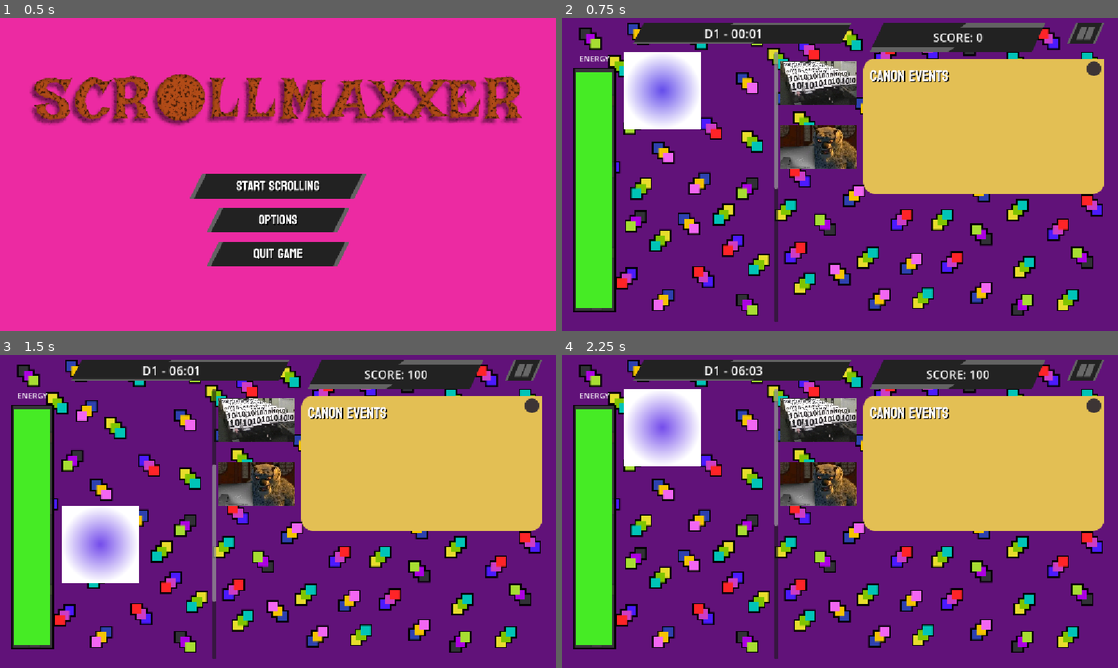
Above: before the commit, frames 1-4 (two rows, left to right).
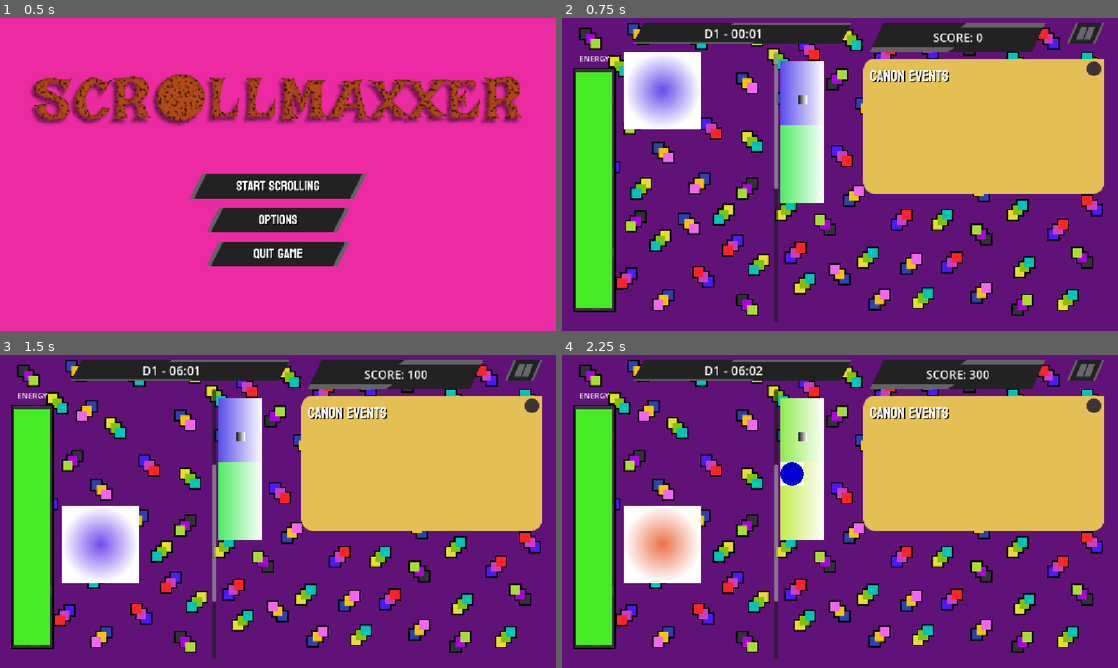
Above: after the commit, the same moments.

Repository: shi-reker/ScrollMaxxer
Game: Godot game, scene res://Scenes/main_menu.tscn
Two runs of this game, one before a commit and one after it. Both use one fixed random seed, a clock stepped at 60 frames per second and the inputs below. The engine's default icon, where the game draws it, is replaced by a stand-in: a white triangle on a blue panel in a dark square.
Inputs (mouse positions are in pixels of both pictures, inside the frame that each line leads up to):
- Up to frame 1 (0.5 s): no input
- Up to frame 2 (0.75 s): click (840, 187) at 0.5 s
- Up to frame 3 (1.5 s): click (227, 398) at 1.25 s
- Up to frame 4 (2.25 s): click (789, 461) at 2 s

Frame 1 is identical in both runs. In frame 2, 5.1% of the frame differs, in the area x 39-53%, y 13-60%; in frame 3, 5.1%; in frame 4, 12%, in the area x 11-75%, y 3-79%.
Error before the commit: Invalid assignment of property or key 'visible' with value of type 'bool' on a base object of type 'Nil'. (res://scripts/memes/meme_manager.gd:37)

Commit message:
debug correct meme hint

Diff:
--- a/Scenes/meme.tscn
+++ b/Scenes/meme.tscn
@@ -4,10 +4,16 @@
 [ext_resource type="Resource" uid="uid://bdpo7ionnm4xe" path="res://resources/memes/normie/like/10of10.tres" id="2_jf8d7"]
 [ext_resource type="Texture2D" uid="uid://cedjq3opc11d6" path="res://assets/10of10.jpg" id="3_jf8d7"]
 
-[node name="Meme" type="TextureButton" unique_id=1212883254 node_paths=PackedStringArray("meme_sprite", "effect_sprite")]
+[sub_resource type="Gradient" id="Gradient_jf8d7"]
+
+[sub_resource type="GradientTexture2D" id="GradientTexture2D_g4v7s"]
+gradient = SubResource("Gradient_jf8d7")
+
+[node name="Meme" type="TextureButton" unique_id=1212883254 node_paths=PackedStringArray("meme_sprite", "effect_sprite", "hint")]
 script = ExtResource("1_65bqg")
 meme_sprite = NodePath("MemeSprite")
 effect_sprite = NodePath("EffectSprite")
+hint = NodePath("MemeSprite/HintSprite")
 meme_stats = ExtResource("2_jf8d7")
 
 [node name="MemeSprite" type="TextureRect" parent="." unique_id=808300281]
@@ -17,6 +23,22 @@
 scale = Vector2(0.31189084, 0.31189084)
 texture = ExtResource("3_jf8d7")
 
+[node name="HintSprite" type="TextureRect" parent="MemeSprite" unique_id=1629473196]
+visible = false
+layout_mode = 1
+anchors_preset = 8
+anchor_left = 0.5
+anchor_top = 0.5
+anchor_right = 0.5
+anchor_bottom = 0.5
+offset_left = -32.0
+offset_top = -32.0
+offset_right = 32.0
+offset_bottom = 32.0
+grow_horizontal = 2
+grow_vertical = 2
+texture = SubResource("GradientTexture2D_g4v7s")
+
 [node name="EffectSprite" type="TextureRect" parent="." unique_id=602120311]
 layout_mode = 1
 offset_right = 128.0
